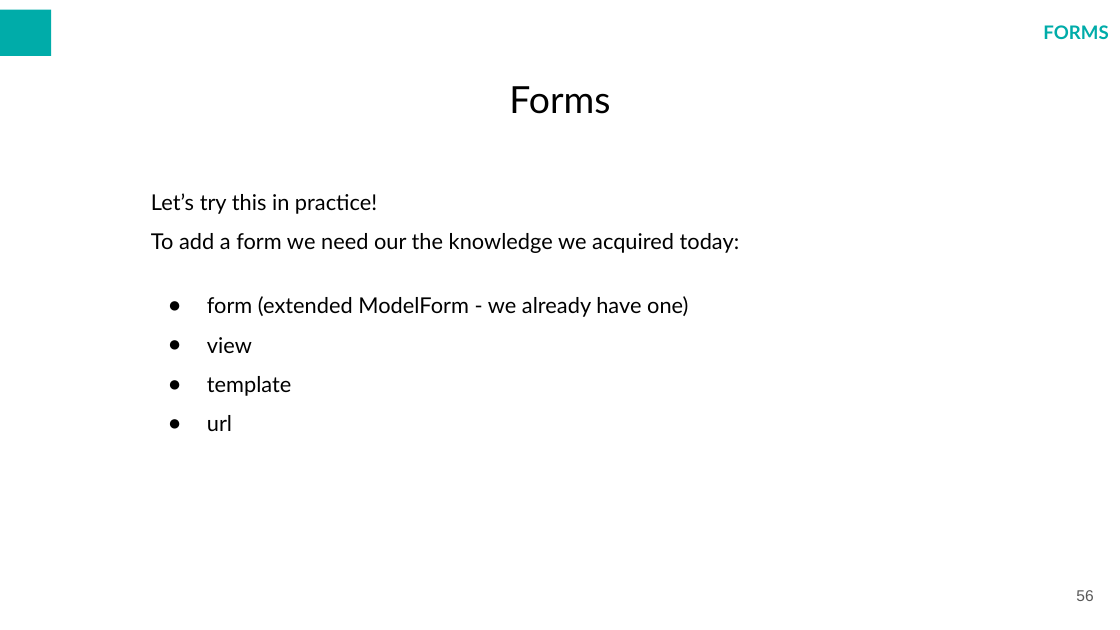
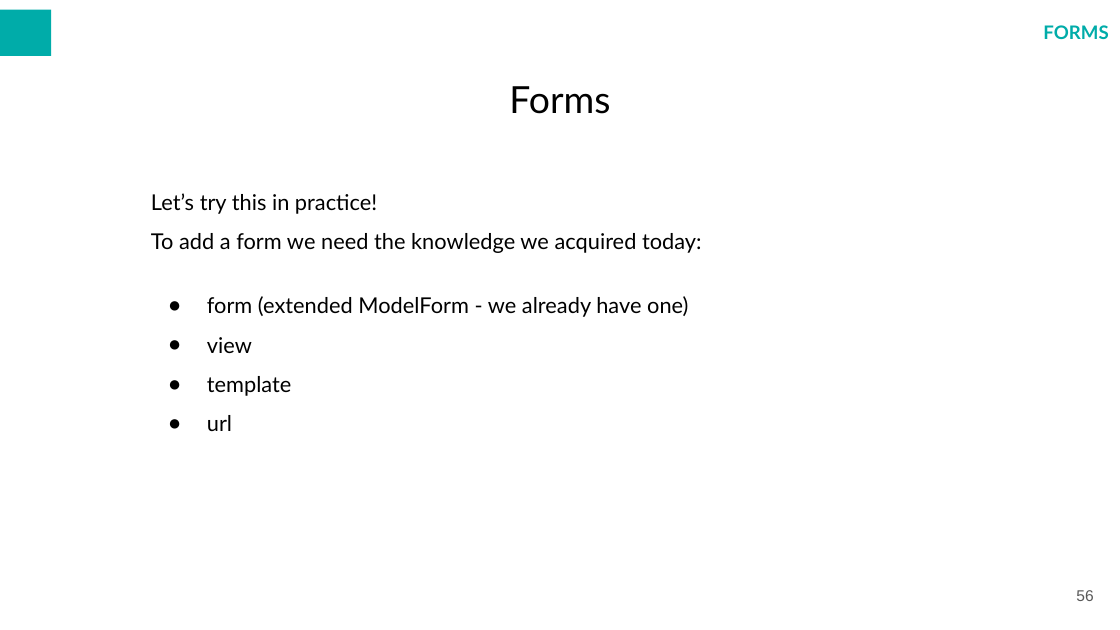
Before and after one commit to warcholprzemo/php-advanced, a slide deck: slide 56 of docs/PHP ADVANCED.odp. Drawn at 1120x630 pixels with LibreOffice and Linux fonts; fonts in the diff are those of the drawing; background and template pictures are left out. Boxes give left, top, right and bottom in pixels: in the first picture for what was removed or moved away, otherwise in the second. Text is boxed around its words. In the diff, an @@ line names an element or a change of style, - is before the commit and + after.

```diff
--- a/docs/PHP ADVANCED.odp
+++ b/docs/PHP ADVANCED.odp
@@ text at [151, 193, 702, 253]: text changed @@
-Let’s try this in practice!
-To add a form we need our the knowledge we acquired today:
+Let’s try this in practice!
+To add a form we need the knowledge we acquired today:
```
Also in this commit, not shown: 23 other slides changed, 1 slide added, 10 other files.
